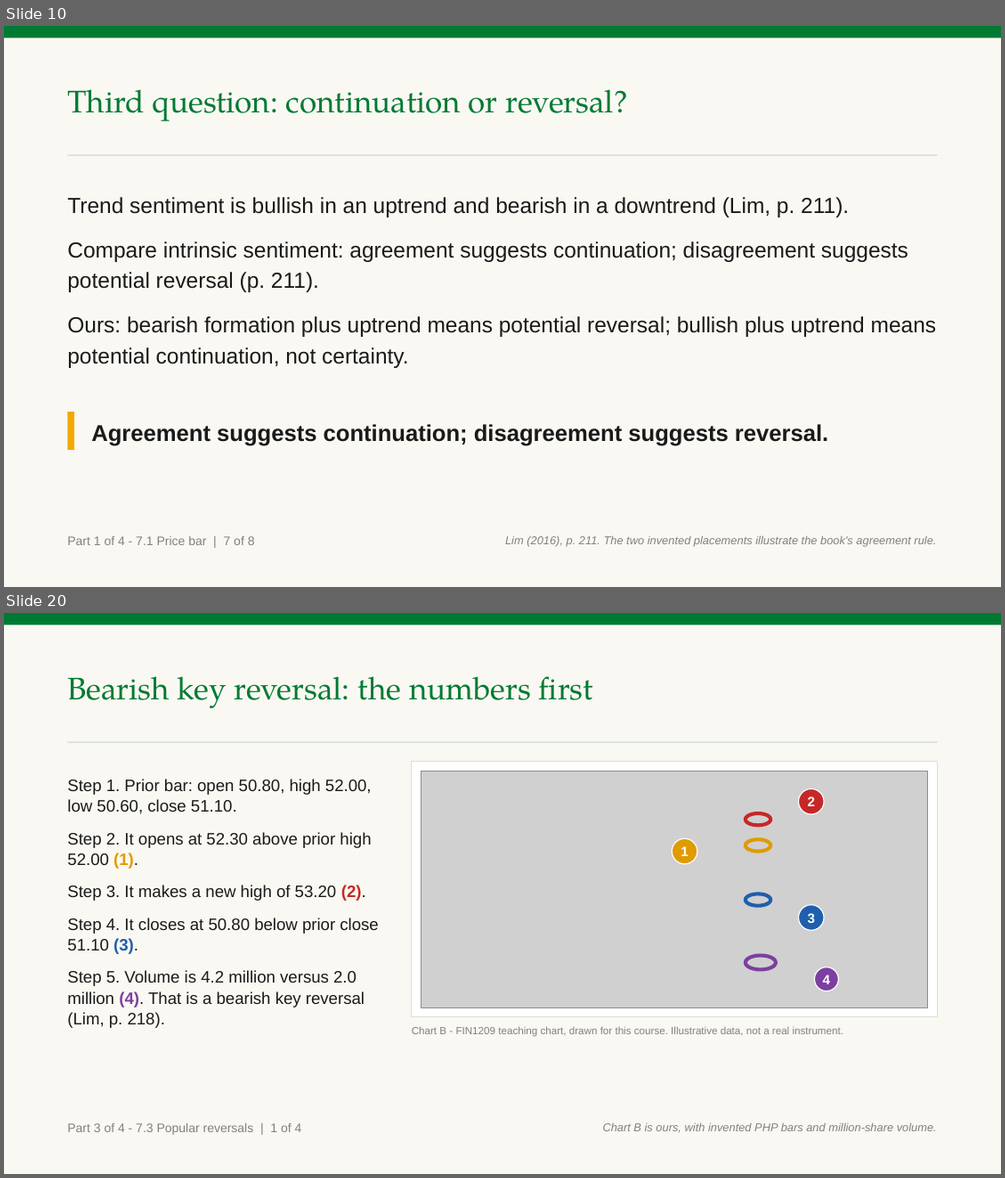
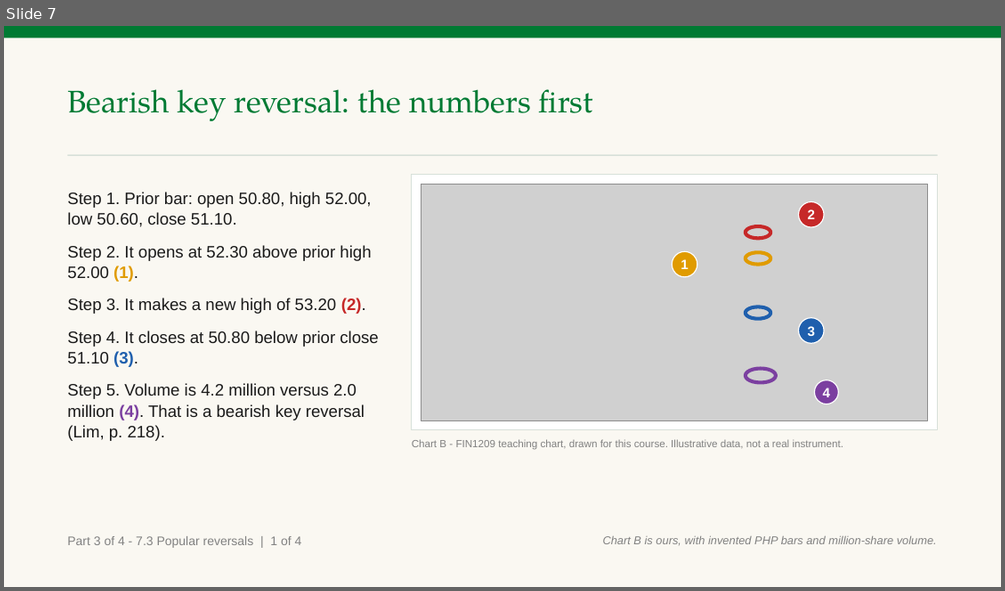
Before and after one commit to benjiesotelo-sudo/Telos_FIN1209, a slide deck: chapter-07/FIN1209-Chapter-07.pptx. Shown one above the other, each under a label of ours: slides 10 and 20 before the commit, slide 7 after it; the slides between them are not shown. The pictures are 1005x1178 and 1005x591 pixels, drawn with LibreOffice and Linux fonts; fonts in the diff are those of the drawing; grey boxes stand for pictures. Boxes give left, top, right and bottom in pixels: in the first picture for what was removed or moved away, otherwise in the second. Text is boxed around its words. In the diff, an @@ line names an element or a change of style, - is before the commit and + after.

```diff
--- a/chapter-07/FIN1209-Chapter-07.pptx
+++ b/chapter-07/FIN1209-Chapter-07.pptx
@@ slide 10 removed at box(4, 26, 1001, 587), background #FFFFFF @@
@@ rectangle removed at box(4, 26, 1001, 587) @@
@@ rectangle removed at box(4, 26, 1001, 38) @@
@@ text removed at box(67, 89, 627, 121) @@
-Third question: continuation or reversal?
@@ rectangle removed at box(67, 155, 938, 156) @@
@@ text removed at box(67, 197, 937, 368) @@
-Trend sentiment is bullish in an uptrend and bearish in a downtrend (Lim, p. 211).
-Compare intrinsic sentiment: agreement suggests continuation; disagreement suggests potential reversal (p. 211).
-Ours: bearish formation plus uptrend means potential reversal; bullish plus uptrend means potential continuation, not certainty.
@@ rectangle removed at box(67, 411, 74, 450) @@
@@ text removed at box(91, 424, 828, 446) @@
-Agreement suggests continuation; disagreement suggests reversal.
@@ text removed at box(67, 536, 255, 545) @@
-Part 1 of 4 - 7.1 Price bar | 7 of 8
@@ text removed at box(505, 536, 936, 547) @@
-Lim (2016), p. 211. The two invented placements illustrate the book's agreement rule.
@@ what was slide 20 is now slide 7 @@
```
Also in this commit, not shown: 6 slides changed, 24 slides added, 17 other slides removed, 1 other file.
